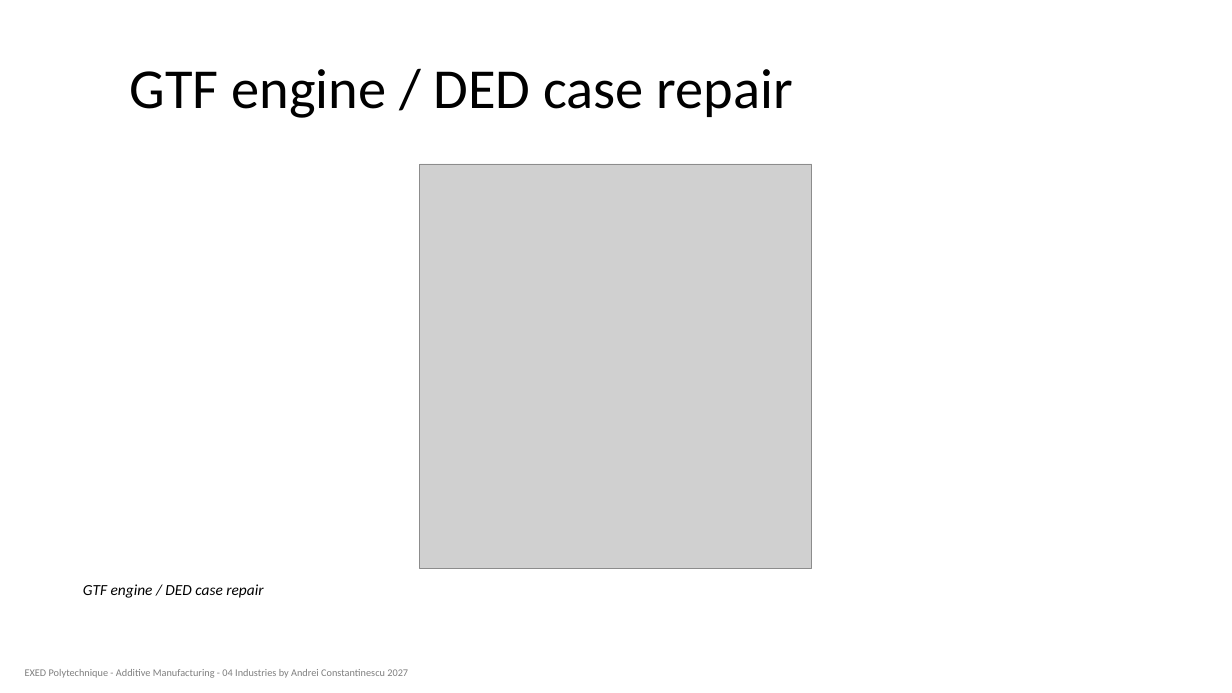
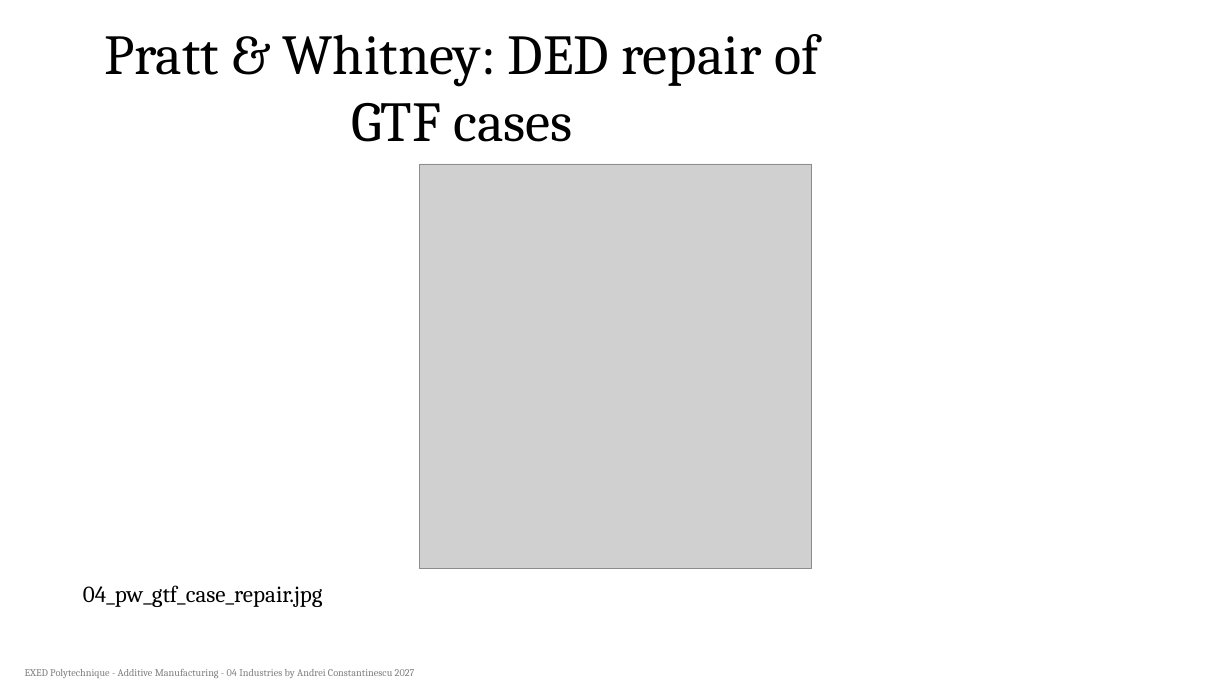
Before and after one commit to aconstant-lms/X-FabAdd, a slide deck: slide 3 of 04_industries/slides/04_am_repair_figures_test.pptx. Drawn at 1232x693 pixels with LibreOffice and Linux fonts; fonts in the diff are those of the drawing; grey boxes stand for pictures. Boxes give left, top, right and bottom in pixels: in the first picture for what was removed or moved away, otherwise in the second. Text is boxed around its words. In the diff, an @@ line names an element or a change of style, - is before the commit and + after.

```diff
--- a/04_industries/slides/04_am_repair_figures_test.pptx
+++ b/04_industries/slides/04_am_repair_figures_test.pptx
@@ title at (x1=104, y1=34, x2=819, y2=142): text changed; font Calibri to Cambria @@
-GTF engine / DED case repair
+Pratt & Whitney: DED repair of GTF cases
@@ text at (x1=83, y1=585, x2=323, y2=607): text changed; size 12 to 18 pt; font Calibri to Cambria; italic off @@
-GTF engine / DED case repair
+04_pw_gtf_case_repair.jpg
@@ text "EXED Polytechnique - Additive Manufacturing ..." at (x1=25, y1=669, x2=415, y2=678): font Calibri to Cambria @@
```
Also in this commit, not shown: 14 other slides changed.
